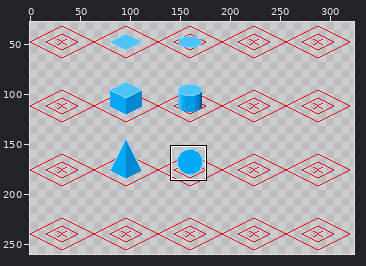
One commit to this pixel-art file: Prototypes/shapes.aseprite. The picture above shows the old version from afar; the outline marks the close-up.
Close-up. Before the edit:
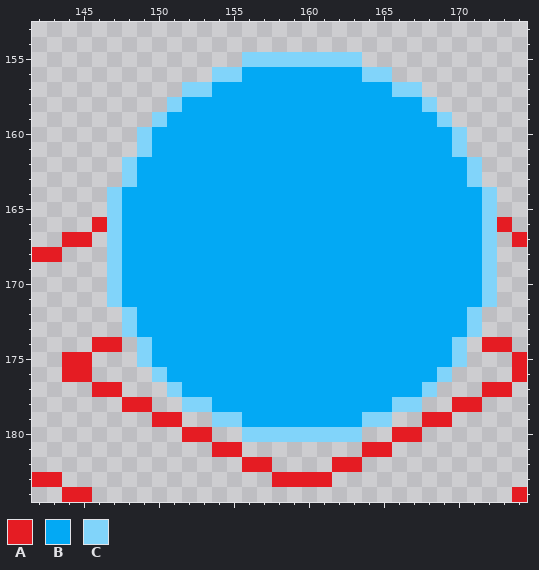
1024x512 pixels, 1 frame. Shown: x 142..174, y 153..184. The wide view leaves out empty margins.
Visible layers, top first: "Shapes", "Floor".
Palette (. is transparent): A #e51c23  B #03a9f4  C #81d4fa
Pixels before, first column x 142:
155 ..............CCCCCCCC...........
156 ............CCBBBBBBBBCC.........
157 ..........CCBBBBBBBBBBBBCC.......
158 .........CBBBBBBBBBBBBBBBBC......
159 ........CBBBBBBBBBBBBBBBBBBC.....
160 .......CBBBBBBBBBBBBBBBBBBBBC....
161 .......CBBBBBBBBBBBBBBBBBBBBC....
162 ......CBBBBBBBBBBBBBBBBBBBBBBC...
163 ......CBBBBBBBBBBBBBBBBBBBBBBC...
164 .....CBBBBBBBBBBBBBBBBBBBBBBBBC..
165 .....CBBBBBBBBBBBBBBBBBBBBBBBBC..
166 ....ACBBBBBBBBBBBBBBBBBBBBBBBBCA.
167 ..AA.CBBBBBBBBBBBBBBBBBBBBBBBBC.A
168 AA...CBBBBBBBBBBBBBBBBBBBBBBBBC..
169 .....CBBBBBBBBBBBBBBBBBBBBBBBBC..
170 .....CBBBBBBBBBBBBBBBBBBBBBBBBC..
171 .....CBBBBBBBBBBBBBBBBBBBBBBBBC..
172 ......CBBBBBBBBBBBBBBBBBBBBBBC...
173 ......CBBBBBBBBBBBBBBBBBBBBBBC...
174 ....AA.CBBBBBBBBBBBBBBBBBBBBC.AA.
175 ..AA...CBBBBBBBBBBBBBBBBBBBBC...A
176 ..AA....CBBBBBBBBBBBBBBBBBBC....A
177 ....AA...CBBBBBBBBBBBBBBBBC...AA.
178 ......AA..CCBBBBBBBBBBBBCC..AA...
179 ........AA..CCBBBBBBBBCC..AA.....
180 ..........AA..CCCCCCCC..AA.......
181 ............AA........AA.........
182 ..............AA....AA...........
183 AA..............AAAA.............
184 ..AA............................A
And afterwards:
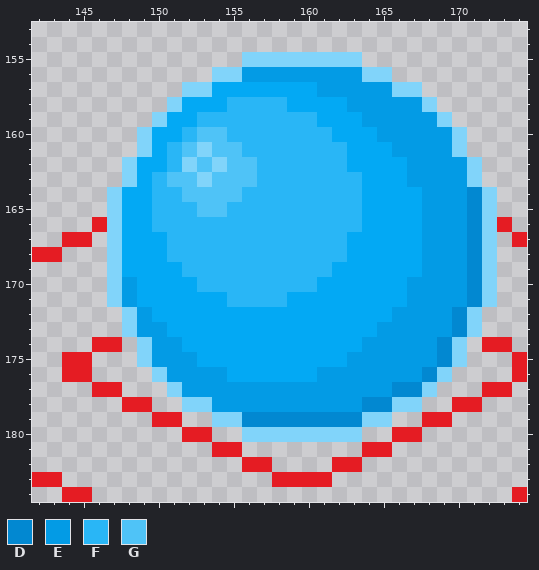
Colours new in this view: D #0288d1  E #039be5  F #29b6f6  G #4fc3f7
Author's note on the commit: 2026-08-27 #3 - Shaded the sphere!
From old to new:
Changed rows in their new state; - is an unchanged pixel.
Layer "Shapes":
first column x 148:
156 --------EEEEEEEE--------
157 -------------EEEEE------
158 -------FFFF----EEEEE----
159 -----FFFFFFFF---EEEEE---
160 ----FGGFFFFFFF---EEEEE--
161 ---FGCGGFFFFFFF---EEEE--
162 ---FCGCGGFFFFFF----EEEE-
163 --FGGCGGGFFFFFFF---EEEE-
164 --FFGGGGFFFFFFFF----EEED
165 --FFFGGFFFFFFFFF----EEED
166 --FFFFFFFFFFFFFF----EEED
167 ---FFFFFFFFFFFF-----EEED
168 ---FFFFFFFFFFFF-----EEED
169 ----FFFFFFFFFF------EEED
170 E----FFFFFFFF------EEEED
171 E------FFFF--------EEEED
172 -E----------------EEEED-
173 -EE--------------EEEEED-
174 --EE------------EEEEED--
175 --EEE----------EEEEEED--
176 ---EEEE------EEEEEEED---
177 ----EEEEEEEEEEEEEEDD----
178 ------EEEEEEEEEEDD------
179 --------DDDDDDDD--------
Boxes around the changes in both close-ups, in picture pixels (x1, y1, x2, y2):
changed: (122, 67, 482, 427)
